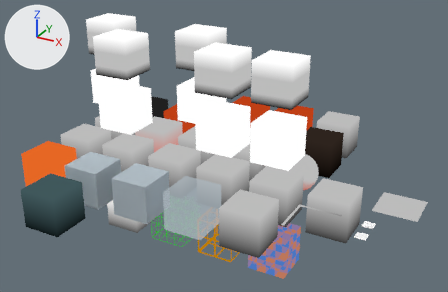
What one commit did to the Blender file assets/test_chambers/materials.blend.
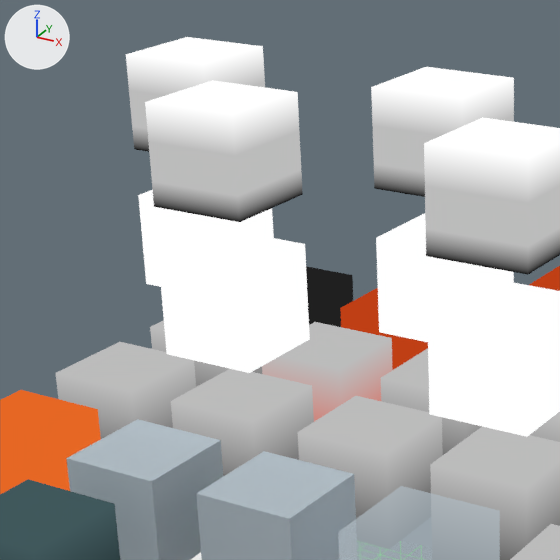
Old and new are each drawn whole from a 50 mm camera at (19.85, -25.09, 14.59) aimed at (5.41, 1.16, 1.47) and again close up on the part from 9% to 54% of the width and 0% to 69% of the height. Every picture has the same lights, and +X, +Y and +Z are marked at upper left.

Names of what the first close-up shows: 'ambient block.001', 'ambient block.002', 'ambient block.004', 'ambient block.019', 'ambient block.026', 'ambient block.032', 'concrete wall lighten', 'concrete wall lighten.001', 'concrete wall lighten.002', 'concrete wall lighten.003', 'concrete wall lighten.004', 'concrete wall lighten.005'.
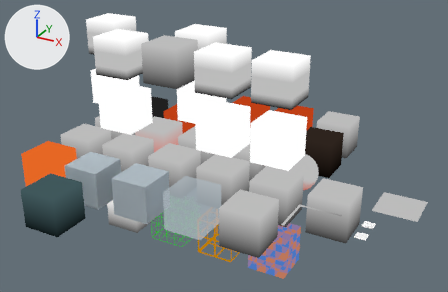
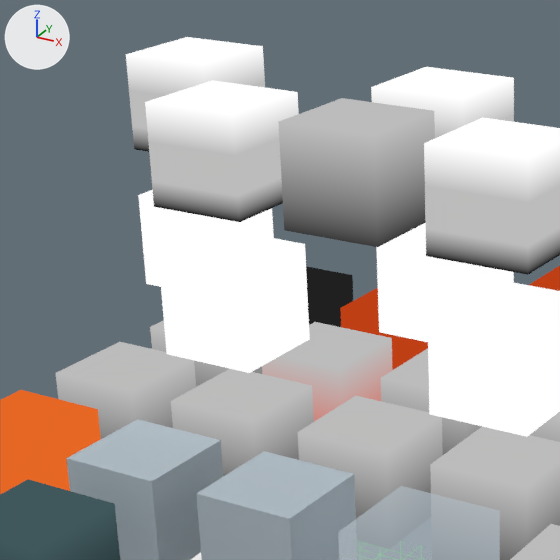
What changed in the scene script:
```text
Add mat_concrete_modular_wall001b:
    mat_concrete_modular_wall001b = bpy.data.materials.new('concrete_modular_wall001b')
    # nodes: Emission, Mix, OutputMaterial, VertexColor
Add me_cube_042:
    me_cube_042.from_pydata(...)  # a box spanning x -1.0..1.0, y -1.0..1.0, z -1.0..1.0
    me_cube_042.materials.append(mat_concrete_modular_wall001b)  # its picture is missing
Add ob_ambient_block_034:
    ob_ambient_block_034 = bpy.data.objects.new('ambient block.034', me_cube_042)
    ob_ambient_block_034.location = (3.0, 0.0, 6.0)
```

Changed parts and their boxes [x1, y1, x2, y2] in the close-ups (560 x 560 px):
'ambient block.034', added
    after: [278, 98, 435, 247]
